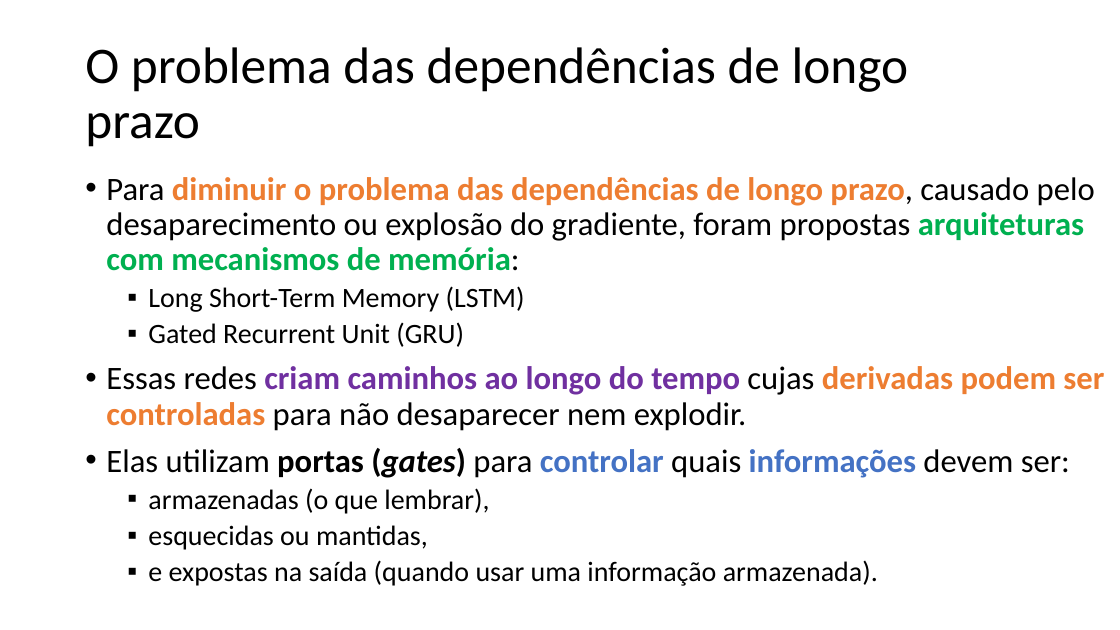
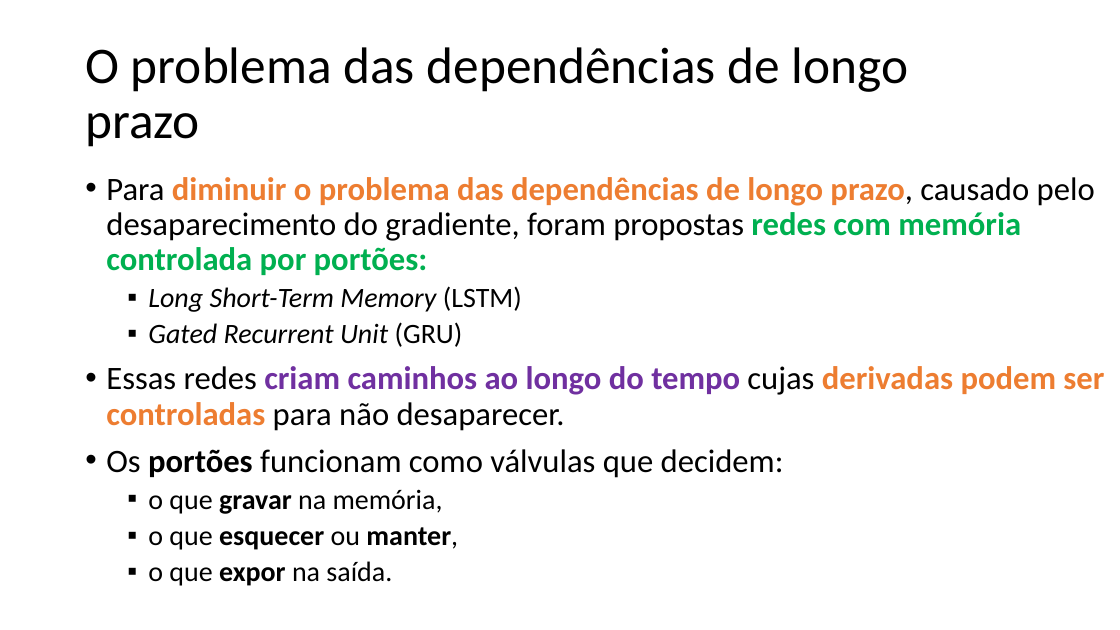
Before and after one commit to zz4fap/c24_inteligencia_artificial, a slide deck: slide 40 of slides/C24_RNN.pptx (slide 43 before the commit). Drawn at 1120x630 pixels with LibreOffice and Linux fonts; fonts in the diff are those of the drawing. Boxes give left, top, right and bottom in pixels: in the first picture for what was removed or moved away, otherwise in the second. Text is boxed around its words. In the diff, an @@ line names an element or a change of style, - is before the commit and + after.

```diff
--- a/slides/C24_RNN.pptx
+++ b/slides/C24_RNN.pptx
@@ text at [106,177,1095,275]: text changed @@
-• Para diminuir o problema das dependências de longo prazo, causado pelo desaparecimento ou explosão do gradiente, foram propostas arquiteturas com mecanismos de memória:
+• Para diminuir o problema das dependências de longo prazo, causado pelo desaparecimento do gradiente, foram propostas redes com memória controlada por portões:
@@ text at [148,286,522,347]: italic on in "Long Short-Term Memory", "Gated Recurrent Unit" @@
@@ text at [106,366,1104,586]: text changed @@
-• Essas redes criam caminhos ao longo do tempo cujas derivadas podem ser controladas para não desaparecer nem explodir.
-• Elas utilizam portas (gates) para controlar quais informações devem ser:
-  ▪ armazenadas (o que lembrar),
-  ▪ esquecidas ou mantidas,
-  ▪ e expostas na saída (quando usar uma informação armazenada).
+• Essas redes criam caminhos ao longo do tempo cujas derivadas podem ser controladas para não desaparecer.
+• Os portões funcionam como válvulas que decidem:
+  ▪ o que gravar na memória,
+  ▪ o que esquecer ou manter,
+  ▪ o que expor na saída.
```
Also in this commit, not shown: 24 other slides changed, 7 slides added, 8 slides removed, 1 other file.
